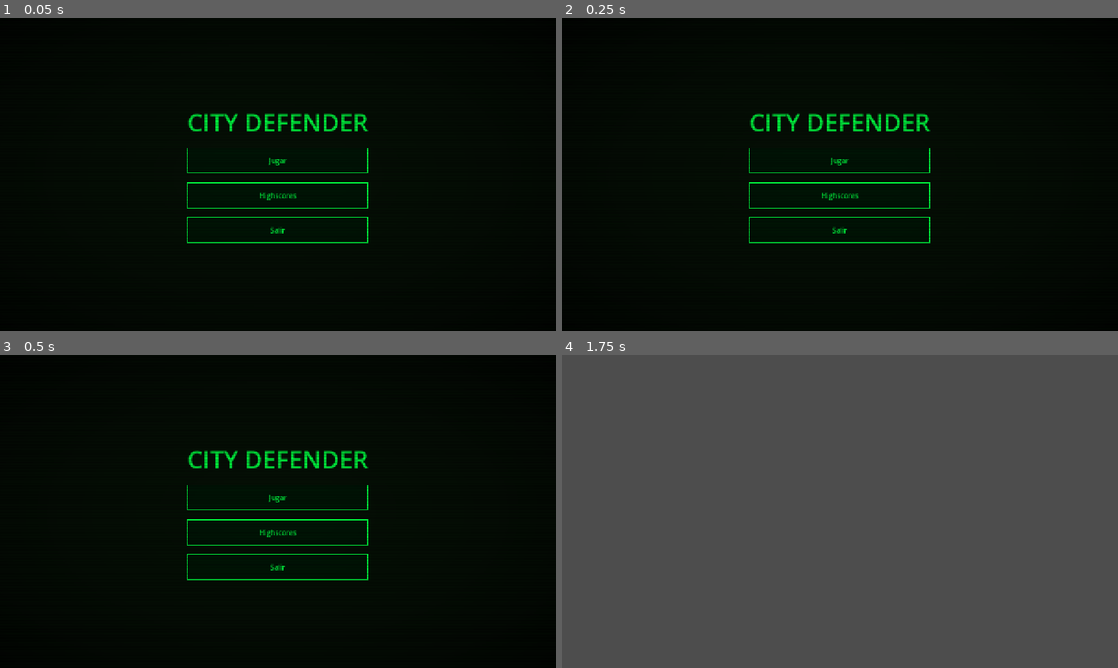
Above: before the commit, frames 1-4 (two rows, left to right).
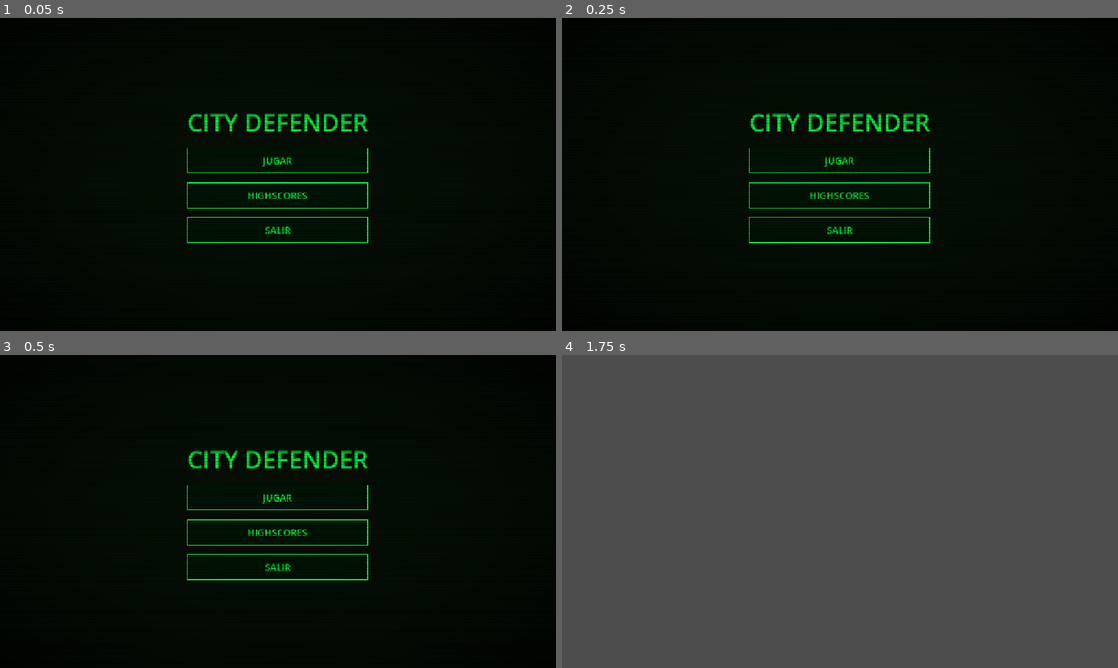
Above: after the commit, the same moments.

Repository: vpedrosa/programacion-dispositivos-moviles
Game: Godot game, scene res://scenes/screens/main_menu/main_menu.tscn
Same seed, same stepped clock (60 frames per second), same inputs: the game is played once before the commit and once after it.
Inputs (mouse positions are in pixels of both pictures, inside the frame that each line leads up to):
- Up to frame 1 (0.05 s): no input
- Up to frame 2 (0.25 s): no input
- Up to frame 3 (0.5 s): no input
- Up to frame 4 (1.75 s): click "Highscores" (after the commit: "HIGHSCORES") at 0.5 s; tap Enter at 1.25 s; move the mouse to (962, 495) at 1.27 s; click (962, 495) at 1.42 s

The runs differ from the first frame. In frame 1, 0.4% of the frame differs, in the area x 33-67%, y 35-70%; in frame 2, 1.3%, in the area x 33-67%, y 30-72%; in frame 3, 1.2%; in frame 4, nothing differs.

Commit message:
feat #180: sprites, animaciones y tema visual Fallout unificado
- FalloutStyle autoload: fuente Inconsolata, verde fósforo, botones y labels en todas las pantallas
- Shader CRT con scroll descendente lento
- Spritesheets procesados: base, ciudades, misil enemigo, explosión circular, impacto e incendio
- Explosión aérea animada (Circle_explosion, 10 frames) y de impacto en ciudad (Explosion, 10 frames)
- Fuego animado en ciudades destruidas (2 fuegos: uno detrás y uno delante del sprite)
- Modulate verde fósforo en todos los Sprite2D de entidades

Diff:
--- a/city-defender/game/city-defender/assets/shaders/scanlines.gdshader
+++ b/city-defender/game/city-defender/assets/shaders/scanlines.gdshader
@@ -4,10 +4,12 @@
 uniform float scanline_intensity : hint_range(0.0, 0.5) = 0.18;
 uniform float vignette_intensity : hint_range(0.0, 1.0) = 0.35;
 uniform float flicker_speed : hint_range(0.0, 10.0) = 2.5;
+uniform float scroll_speed : hint_range(0.0, 0.5) = 0.008;
 
 void fragment() {
-	// Odd scanlines get a dark band
-	float line = mod(floor(UV.y * scanline_count), 2.0);
+	// Scroll scanlines slowly downward over time
+	float scrolled_y = mod(UV.y + TIME * scroll_speed, 1.0);
+	float line = mod(floor(scrolled_y * scanline_count), 2.0);
 	float scanline_alpha = line * scanline_intensity;
 
 	// Vignette: darken toward edges
--- /dev/null
+++ b/city-defender/game/city-defender/autoloads/fallout_style.gd
@@ -0,0 +1,107 @@
+extends Node
+
+const PHOSPHOR := Color(0.0, 1.0, 0.25, 1)
+const PHOSPHOR_BRIGHT := Color(0.4, 1.0, 0.55, 1)
+const PHOSPHOR_DIM := Color(0.0, 0.7, 0.18, 1)
+
+var _font: FontFile = null
+
+
+func _ready() -> void:
+	var path := "res://assets/fonts/Inconsolata-Regular.ttf"
+	if ResourceLoader.exists(path):
+		_font = load(path)
+
+
+## Aplica el tema Fallout a toda la jerarquía de un Control y añade el overlay CRT.
+func apply(root: Control) -> void:
+	style_subtree(root)
+	_add_scanline_overlay(root)
+
+
+## Estiliza un nodo y sus descendientes sin añadir el overlay de scanlines.
+## Útil para nodos creados dinámicamente después de llamar a apply().
+func style_subtree(node: Node) -> void:
+	_style_node(node)
+
+
+func _style_node(node: Node) -> void:
+	if node is Button:
+		_style_button(node)
+	elif node is Label:
+		_style_label(node)
+	elif node is LineEdit:
+		_style_line_edit(node)
+	for child in node.get_children():
+		_style_node(child)
+
+
+func _style_label(label: Label) -> void:
+	label.add_theme_color_override("font_color", PHOSPHOR)
+	label.add_theme_font_size_override("font_size", 24)
+	label.uppercase = true
+	if _font:
+		label.add_theme_font_override("font", _font)
+
+
+func _style_button(btn: Button) -> void:
+	btn.add_theme_color_override("font_color", PHOSPHOR)
+	btn.add_theme_color_override("font_hover_color", PHOSPHOR_BRIGHT)
+	btn.add_theme_color_override("font_pressed_color", PHOSPHOR_DIM)
+	btn.add_theme_font_size_override("font_size", 22)
+	if _font:
+		btn.add_theme_font_override("font", _font)
+
+	var normal := StyleBoxFlat.new()
+	normal.bg_color = Color(0.0, 0.08, 0.02, 1)
+	normal.border_color = PHOSPHOR
+	normal.set_border_width_all(2)
+	normal.set_corner_radius_all(0)
+	normal.set_content_margin_all(8)
+	btn.add_theme_stylebox_override("normal", normal)
+
+	var hover := StyleBoxFlat.new()
+	hover.bg_color = Color(0.0, 0.18, 0.05, 1)
+	hover.border_color = PHOSPHOR_BRIGHT
+	hover.set_border_width_all(2)
+	hover.set_corner_radius_all(0)
+	hover.set_content_margin_all(8)
+	btn.add_theme_stylebox_override("hover", hover)
+
+	var pressed := StyleBoxFlat.new()
+	pressed.bg_color = Color(0.0, 0.35, 0.1, 1)
+	pressed.border_color = PHOSPHOR_DIM
+	pressed.set_border_width_all(2)
+	pressed.set_corner_radius_all(0)
+	pressed.set_content_margin_all(8)
+	btn.add_theme_stylebox_override("pressed", pressed)
+
+
+func _style_line_edit(le: LineEdit) -> void:
+	le.add_theme_color_override("font_color", PHOSPHOR)
+	le.add_theme_color_override("caret_color", PHOSPHOR_BRIGHT)
+	le.add_theme_font_size_override("font_size", 22)
+	if _font:
+		le.add_theme_font_override("font", _font)
+
+	var normal := StyleBoxFlat.new()
+	normal.bg_color = Color(0.0, 0.05, 0.01, 1)
+	normal.border_color = PHOSPHOR
+	normal.set_border_width_all(2)
+	normal.set_corner_radius_all(0)
+	normal.set_content_margin_all(8)
+	le.add_theme_stylebox_override("normal", normal)
+
+
+func _add_scanline_overlay(parent: Control) -> void:
+	var layer := CanvasLayer.new()
+	layer.layer = 10
+	parent.add_child(layer)
+	var rect := ColorRect.new()
+	rect.mouse_filter = Control.MOUSE_FILTER_IGNORE
+	rect.color = Color(0, 0, 0, 0)
+	rect.set_anchors_and_offsets_preset(Control.PRESET_FULL_RECT)
+	var mat := ShaderMaterial.new()
+	mat.shader = load("res://assets/shaders/scanlines.gdshader")
+	rect.material = mat
+	layer.add_child(rect)
--- a/city-defender/game/city-defender/project.godot
+++ b/city-defender/game/city-defender/project.godot
@@ -19,6 +19,7 @@
 
 GameState="*res://autoloads/game_state.gd"
 FirebaseManager="*res://autoloads/firebase_manager.gd"
+FalloutStyle="*res://autoloads/fallout_style.gd"
 
 [display]
 
--- a/city-defender/game/city-defender/scenes/entities/city/city.gd
+++ b/city-defender/game/city-defender/scenes/entities/city/city.gd
@@ -12,15 +12,21 @@
 var is_alive: bool = true
 var has_shield: bool = false
 
+const FIRE_FPS: float = 8.0
+var _fire_timer: float = 0.0
+
+@onready var _fires: Array[Sprite2D]
+
 
 func _ready() -> void:
 	add_to_group("cities")
-	collision_layer = 1   # cities layer
+	collision_layer = 1
 	collision_mask = 0
 	var shape := RectangleShape2D.new()
 	shape.size = Vector2(60, 30)
 	$CollisionShape2D.shape = shape
 	$CollisionShape2D.position = Vector2(0, -15)
+	_fires = [$FireBack, $FireFront]
 
 
 func take_damage(amount: int = 25) -> void:
@@ -62,9 +68,26 @@
 	GameState.notify_city_destroyed()
 
 
-func _update_alive_visual(_alive: bool) -> void:
-	# TODO: swap sprite to destroyed state
-	pass
+func _process(delta: float) -> void:
+	if _fires.is_empty() or not _fires[0].visible:
+		return
+	_fire_timer += delta
+	if _fire_timer >= 1.0 / FIRE_FPS:
+		_fire_timer = 0.0
+		for fire in _fires:
+			fire.frame = (fire.frame + 1) % fire.hframes
+
+
+func _update_alive_visual(alive: bool) -> void:
+	var sprite := $Visual as Sprite2D
+	if alive:
+		sprite.texture = load("res://assets/sprites/cities/city_alive.png")
+		for fire in _fires:
+			fire.visible = false
+	else:
+		sprite.texture = load("res://assets/sprites/cities/city_destroyed.png")
+		for fire in _fires:
+			fire.visible = true
 
 
 func _update_shield_visual(_active: bool) -> void:
--- a/city-defender/game/city-defender/scenes/entities/city/city.tscn
+++ b/city-defender/game/city-defender/scenes/entities/city/city.tscn
@@ -1,12 +1,32 @@
-[gd_scene load_steps=2 format=3]
+[gd_scene load_steps=4 format=3]
 
 [ext_resource type="Script" uid="uid://dcnv87n2e74xx" path="res://scenes/entities/city/city.gd" id="1_city"]
+[ext_resource type="Texture2D" uid="uid://dkrmkdfvb41kg" path="res://assets/sprites/cities/city_alive.png" id="2_sprite"]
+[ext_resource type="Texture2D" path="res://assets/sprites/fire/fire_sheet.png" id="3_fire"]
 
 [node name="City" type="Area2D"]
 script = ExtResource("1_city")
 
 [node name="CollisionShape2D" type="CollisionShape2D" parent="."]
 
-[node name="Visual" type="Polygon2D" parent="."]
-polygon = PackedVector2Array(-30, 0, 30, 0, 30, -20, 20, -30, -20, -30, -30, -20)
-color = Color(0.05, 0.7, 0.15, 1)
+[node name="FireBack" type="Sprite2D" parent="."]
+visible = false
+modulate = Color(0, 1, 0.25, 1)
+position = Vector2(8, -20)
+scale = Vector2(0.7, 0.7)
+texture = ExtResource("3_fire")
+hframes = 6
+frame = 0
+
+[node name="Visual" type="Sprite2D" parent="."]
+modulate = Color(0, 1, 0.25, 1)
+offset = Vector2(0, -15)
+texture = ExtResource("2_sprite")
+
+[node name="FireFront" type="Sprite2D" parent="."]
+visible = false
+modulate = Color(0, 1, 0.25, 1)
+position = Vector2(-10, -20)
+texture = ExtResource("3_fire")
+hframes = 6
+frame = 3
--- a/city-defender/game/city-defender/scenes/entities/defense_base/defense_base.tscn
+++ b/city-defender/game/city-defender/scenes/entities/defense_base/defense_base.tscn
@@ -1,10 +1,11 @@
-[gd_scene load_steps=2 format=3]
+[gd_scene load_steps=3 format=3]
 
 [ext_resource type="Script" uid="uid://djieb1l0gd8m7" path="res://scenes/entities/defense_base/defense_base.gd" id="1_base"]
+[ext_resource type="Texture2D" uid="uid://yipltujuc1t3" path="res://assets/sprites/base/defense_base.png" id="2_sprite"]
 
 [node name="DefenseBase" type="Node2D"]
 script = ExtResource("1_base")
 
-[node name="Visual" type="Polygon2D" parent="."]
-polygon = PackedVector2Array(-20, 0, 20, 0, 0, -30)
-color = Color(0.0, 1.0, 0.25, 1)
+[node name="Visual" type="Sprite2D" parent="."]
+modulate = Color(0, 1, 0.25, 1)
+texture = ExtResource("2_sprite")
--- a/city-defender/game/city-defender/scenes/entities/explosion/explosion.gd
+++ b/city-defender/game/city-defender/scenes/entities/explosion/explosion.gd
@@ -3,49 +3,35 @@
 
 signal finished
 
-@export var duration: float = 0.5
+@export var duration: float = 0.8
 
 var radius: float = 80.0
 var _timer: float = 0.0
 var _hits_delivered: Array = []
+
+@onready var _visual: Sprite2D = $Visual
 
 
 func init(pos: Vector2, explosion_radius: float) -> void:
 	global_position = pos
 	radius = explosion_radius
 	collision_layer = 0
-	collision_mask = 4   # detect enemy_missiles layer
+	collision_mask = 4
 	var shape := CircleShape2D.new()
 	shape.radius = radius
 	$CollisionShape2D.shape = shape
 	area_entered.connect(_on_area_entered)
-	_build_visual(radius)
-	_animate_expansion()
-
-
-func _build_visual(r: float) -> void:
-	var poly := Polygon2D.new()
-	var points := PackedVector2Array()
-	var segments := 24
-	for i in range(segments):
-		var angle := (TAU / segments) * i
-		points.append(Vector2(cos(angle), sin(angle)) * r)
-	poly.polygon = points
-	poly.color = Color(0.0, 1.0, 0.25, 0.5)
-	add_child(poly)
+	# Escala el sprite para que cubra el radio de explosión (sprite mide 24px de radio)
+	_visual.scale = Vector2.ONE * (radius / 24.0)
 
 
 func _process(delta: float) -> void:
 	_timer += delta
-	var t := _timer / duration
-	scale = Vector2.ONE * t
+	var t: float = clamp(_timer / duration, 0.0, 1.0)
+	_visual.frame = min(int(t * 10), 9)
 	if _timer >= duration:
 		finished.emit()
 		queue_free()
-
-
-func _animate_expansion() -> void:
-	scale = Vector2.ZERO
 
 
 func _on_area_entered(area: Area2D) -> void:
--- a/city-defender/game/city-defender/scenes/entities/explosion/explosion.tscn
+++ b/city-defender/game/city-defender/scenes/entities/explosion/explosion.tscn
@@ -1,8 +1,15 @@
-[gd_scene load_steps=2 format=3]
+[gd_scene load_steps=3 format=3]
 
 [ext_resource type="Script" uid="uid://dpwm4e2ow5f8f" path="res://scenes/entities/explosion/explosion.gd" id="1_explosion"]
+[ext_resource type="Texture2D" path="res://assets/sprites/explosion/circle_explosion_sheet.png" id="2_sheet"]
 
 [node name="Explosion" type="Area2D"]
 script = ExtResource("1_explosion")
 
 [node name="CollisionShape2D" type="CollisionShape2D" parent="."]
+
+[node name="Visual" type="Sprite2D" parent="."]
+modulate = Color(0, 1, 0.25, 1)
+texture = ExtResource("2_sheet")
+hframes = 10
+frame = 0
--- /dev/null
+++ b/city-defender/game/city-defender/scenes/entities/explosion/impact_explosion.gd
@@ -0,0 +1,15 @@
+extends Node2D
+
+@export var duration: float = 0.5
+
+var _timer: float = 0.0
+
+@onready var _visual: Sprite2D = $Visual
+
+
+func _process(delta: float) -> void:
+	_timer += delta
+	var t: float = clamp(_timer / duration, 0.0, 1.0)
+	_visual.frame = min(int(t * 10), 9)
+	if _timer >= duration:
+		queue_free()
--- /dev/null
+++ b/city-defender/game/city-defender/scenes/entities/explosion/impact_explosion.tscn
@@ -0,0 +1,13 @@
+[gd_scene load_steps=3 format=3]
+
+[ext_resource type="Script" path="res://scenes/entities/explosion/impact_explosion.gd" id="1_script"]
+[ext_resource type="Texture2D" path="res://assets/sprites/explosion/impact_explosion_sheet.png" id="2_sheet"]
+
+[node name="ImpactExplosion" type="Node2D"]
+script = ExtResource("1_script")
+
+[node name="Visual" type="Sprite2D" parent="."]
+modulate = Color(0, 1, 0.25, 1)
+texture = ExtResource("2_sheet")
+hframes = 10
+frame = 0
--- a/city-defender/game/city-defender/scenes/entities/missiles/enemy_missile.tscn
+++ b/city-defender/game/city-defender/scenes/entities/missiles/enemy_missile.tscn
@@ -1,12 +1,13 @@
-[gd_scene load_steps=2 format=3]
+[gd_scene load_steps=3 format=3]
 
 [ext_resource type="Script" uid="uid://n4wmqu5di6ih" path="res://scenes/entities/missiles/enemy_missile.gd" id="1_enemy"]
+[ext_resource type="Texture2D" uid="uid://wo5byf1gg5hc" path="res://assets/sprites/missiles/enemy_normal.png" id="2_sprite"]
 
 [node name="EnemyMissile" type="Area2D"]
 script = ExtResource("1_enemy")
 
 [node name="CollisionShape2D" type="CollisionShape2D" parent="."]
 
-[node name="Visual" type="Polygon2D" parent="."]
-polygon = PackedVector2Array(0, -8, 4, 8, -4, 8)
-color = Color(0.9, 1.0, 0.0, 1)
+[node name="Visual" type="Sprite2D" parent="."]
+modulate = Color(0, 1, 0.25, 1)
+texture = ExtResource("2_sprite")
--- a/city-defender/game/city-defender/scenes/screens/game_over/game_over.gd
+++ b/city-defender/game/city-defender/scenes/screens/game_over/game_over.gd
@@ -11,6 +11,7 @@
 	_final_score = GameState.score
 	score_label.text = str(_final_score)
 	name_container.visible = false
+	FalloutStyle.apply(self)
 	_check_top_10()
 
 
--- a/city-defender/game/city-defender/scenes/screens/highscores/highscores.gd
+++ b/city-defender/game/city-defender/scenes/screens/highscores/highscores.gd
@@ -7,6 +7,7 @@
 
 func _ready() -> void:
 	error_label.visible = false
+	FalloutStyle.apply(self)
 	_load_scores()
 
 
@@ -27,6 +28,7 @@
 		var entry = scores[i]
 		var row := _create_row(i + 1, entry.get("name", "???"), entry.get("score", 0))
 		scores_container.add_child(row)
+		FalloutStyle.style_subtree(row)
 
 
 func _create_row(pos: int, player_name: String, score: int) -> HBoxContainer:
--- a/city-defender/game/city-defender/scenes/screens/main_menu/main_menu.gd
+++ b/city-defender/game/city-defender/scenes/screens/main_menu/main_menu.gd
@@ -10,8 +10,8 @@
 	_play_btn.pressed.connect(_on_play_pressed)
 	_scores_btn.pressed.connect(_on_highscores_pressed)
 	_quit_btn.pressed.connect(_on_quit_pressed)
-	_apply_fallout_style()
-	_add_scanline_overlay()
+	FalloutStyle.apply(self)
+	_title.add_theme_font_size_override("font_size", 56)
 
 
 func _on_play_pressed() -> void:
@@ -24,55 +24,3 @@
 
 func _on_quit_pressed() -> void:
 	get_tree().quit()
-
-
-func _apply_fallout_style() -> void:
-	var phosphor := Color(0.0, 1.0, 0.25, 1)
-	var phosphor_bright := Color(0.4, 1.0, 0.55, 1)
-	var phosphor_dim := Color(0.0, 0.7, 0.18, 1)
-
-	_title.add_theme_color_override("font_color", phosphor)
-	_title.add_theme_font_size_override("font_size", 56)
-
-	for btn: Button in [_play_btn, _scores_btn, _quit_btn]:
-		btn.add_theme_color_override("font_color", phosphor)
-		btn.add_theme_color_override("font_hover_color", phosphor_bright)
-		btn.add_theme_color_override("font_pressed_color", phosphor_dim)
-
-		var normal := StyleBoxFlat.new()
-		normal.bg_color = Color(0.0, 0.08, 0.02, 1)
-		normal.border_color = phosphor
-		normal.set_border_width_all(2)
-		normal.set_corner_radius_all(0)
-		normal.set_content_margin_all(8)
-		btn.add_theme_stylebox_override("normal", normal)
-
-		var hover := StyleBoxFlat.new()
-		hover.bg_color = Color(0.0, 0.18, 0.05, 1)
-		hover.border_color = phosphor_bright
-		hover.set_border_width_all(2)
-		hover.set_corner_radius_all(0)
-		hover.set_content_margin_all(8)
-		btn.add_theme_stylebox_override("hover", hover)
-
-		var pressed := StyleBoxFlat.new()
-		pressed.bg_color = Color(0.0, 0.35, 0.1, 1)
-		pressed.border_color = phosphor_dim
-		pressed.set_border_width_all(2)
-		pressed.set_corner_radius_all(0)
-		pressed.set_content_margin_all(8)
-		btn.add_theme_stylebox_override("pressed", pressed)
-
-
-func _add_scanline_overlay() -> void:
-	var layer := CanvasLayer.new()
-	layer.layer = 10
-	add_child(layer)
-	var rect := ColorRect.new()
-	rect.mouse_filter = Control.MOUSE_FILTER_IGNORE
-	rect.color = Color(0, 0, 0, 0)
-	rect.set_anchors_and_offsets_preset(Control.PRESET_FULL_RECT)
-	var mat := ShaderMaterial.new()
-	mat.shader = load("res://assets/shaders/scanlines.gdshader")
-	rect.material = mat
-	layer.add_child(rect)
--- a/city-defender/game/city-defender/scenes/screens/main_menu/main_menu.tscn
+++ b/city-defender/game/city-defender/scenes/screens/main_menu/main_menu.tscn
@@ -1,8 +1,8 @@
-[gd_scene load_steps=2 format=3]
+[gd_scene format=3 uid="uid://b36cde08u7vf2"]
 
 [ext_resource type="Script" uid="uid://me1ed443sj8m" path="res://scenes/screens/main_menu/main_menu.gd" id="1_main_menu"]
 
-[node name="root" type="Control"]
+[node name="root" type="Control" unique_id=1933571886]
 layout_mode = 3
 anchors_preset = 15
 anchor_right = 1.0
@@ -11,8 +11,8 @@
 grow_vertical = 2
 script = ExtResource("1_main_menu")
 
-[node name="Background" type="ColorRect" parent="."]
-layout_mode = 3
+[node name="Background" type="ColorRect" parent="." unique_id=2002975814]
+layout_mode = 1
 anchors_preset = 15
 anchor_right = 1.0
 anchor_bottom = 1.0
@@ -20,34 +20,34 @@
 grow_vertical = 2
 color = Color(0.02, 0.06, 0.02, 1)
 
-[node name="CenterContainer" type="CenterContainer" parent="."]
-layout_mode = 3
+[node name="CenterContainer" type="CenterContainer" parent="." unique_id=700629408]
+layout_mode = 1
 anchors_preset = 15
 anchor_right = 1.0
 anchor_bottom = 1.0
 grow_horizontal = 2
 grow_vertical = 2
 
-[node name="VBox" type="VBoxContainer" parent="CenterContainer"]
+[node name="VBox" type="VBoxContainer" parent="CenterContainer" unique_id=236449819]
 layout_mode = 2
 theme_override_constants/separation = 20
 
-[node name="Title" type="Label" parent="CenterContainer/VBox"]
+[node name="Title" type="Label" parent="CenterContainer/VBox" unique_id=77990527]
 layout_mode = 2
 text = "CITY DEFENDER"
 horizontal_alignment = 1
 
-[node name="PlayButton" type="Button" parent="CenterContainer/VBox"]
+[node name="PlayButton" type="Button" parent="CenterContainer/VBox" unique_id=1109315501]
+custom_minimum_size = Vector2(200, 60)
 layout_mode = 2
+text = "JUGAR"
+
+[node name="HighscoresButton" type="Button" parent="CenterContainer/VBox" unique_id=1740833389]
 custom_minimum_size = Vector2(200, 60)
-text = "Jugar"
+layout_mode = 2
+text = "HIGHSCORES"
 
-[node name="HighscoresButton" type="Button" parent="CenterContainer/VBox"]
+[node name="QuitButton" type="Button" parent="CenterContainer/VBox" unique_id=983950954]
+custom_minimum_size = Vector2(200, 60)
 layout_mode = 2
-custom_minimum_size = Vector2(200, 60)
-text = "Highscores"
-
-[node name="QuitButton" type="Button" parent="CenterContainer/VBox"]
-layout_mode = 2
-custom_minimum_size = Vector2(200, 60)
-text = "Salir"
+text = "SALIR"
Binary file added: city-defender/game/city-defender/assets/sprites/base/defense_base.png
Not shown, added: city-defender/game/city-defender/assets/sprites/base/defense_base.png.import
Binary file added: city-defender/game/city-defender/assets/sprites/cities/city_alive.png
Not shown, added: city-defender/game/city-defender/assets/sprites/cities/city_alive.png.import
Binary file added: city-defender/game/city-defender/assets/sprites/cities/city_destroyed.png
Not shown, added: city-defender/game/city-defender/assets/sprites/cities/city_destroyed.png.import
Binary file added: city-defender/game/city-defender/assets/sprites/explosion/Circle_explosion/Circle_explosion1.png
Not shown, added: city-defender/game/city-defender/assets/sprites/explosion/Circle_explosion/Circle_explosion1.png.import
Binary file added: city-defender/game/city-defender/assets/sprites/explosion/Circle_explosion/Circle_explosion10.png
Not shown, added: city-defender/game/city-defender/assets/sprites/explosion/Circle_explosion/Circle_explosion10.png.import
Binary file added: city-defender/game/city-defender/assets/sprites/explosion/Circle_explosion/Circle_explosion2.png
Not shown, added: city-defender/game/city-defender/assets/sprites/explosion/Circle_explosion/Circle_explosion2.png.import
(and 54 more such lines)
